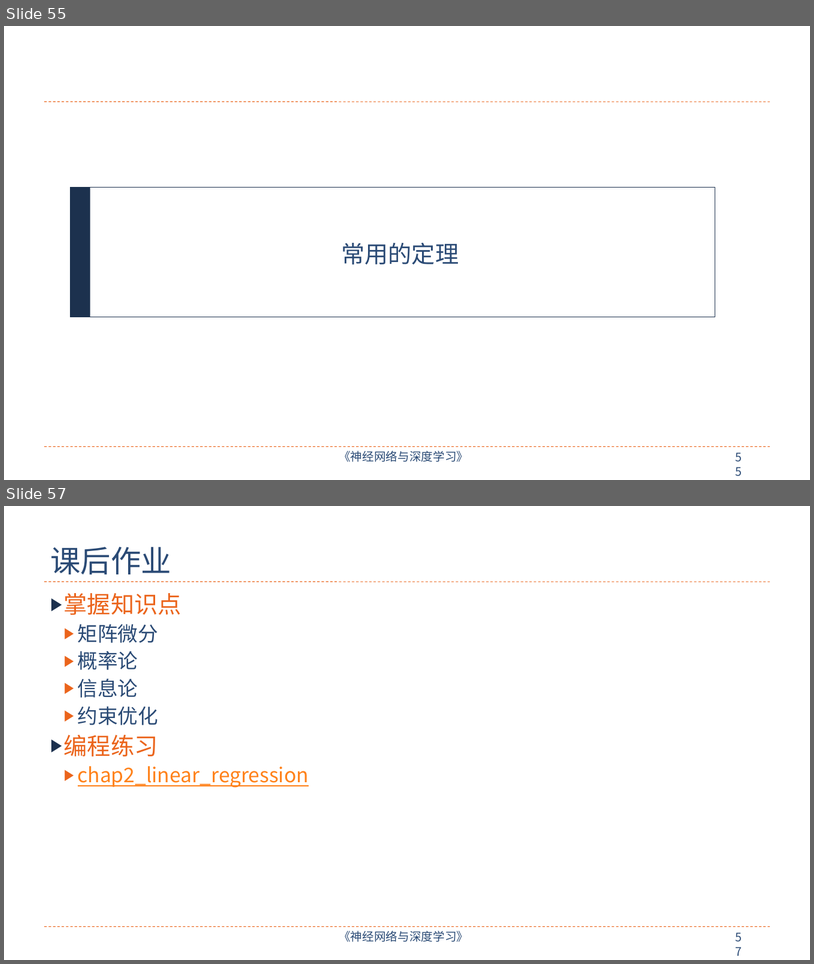
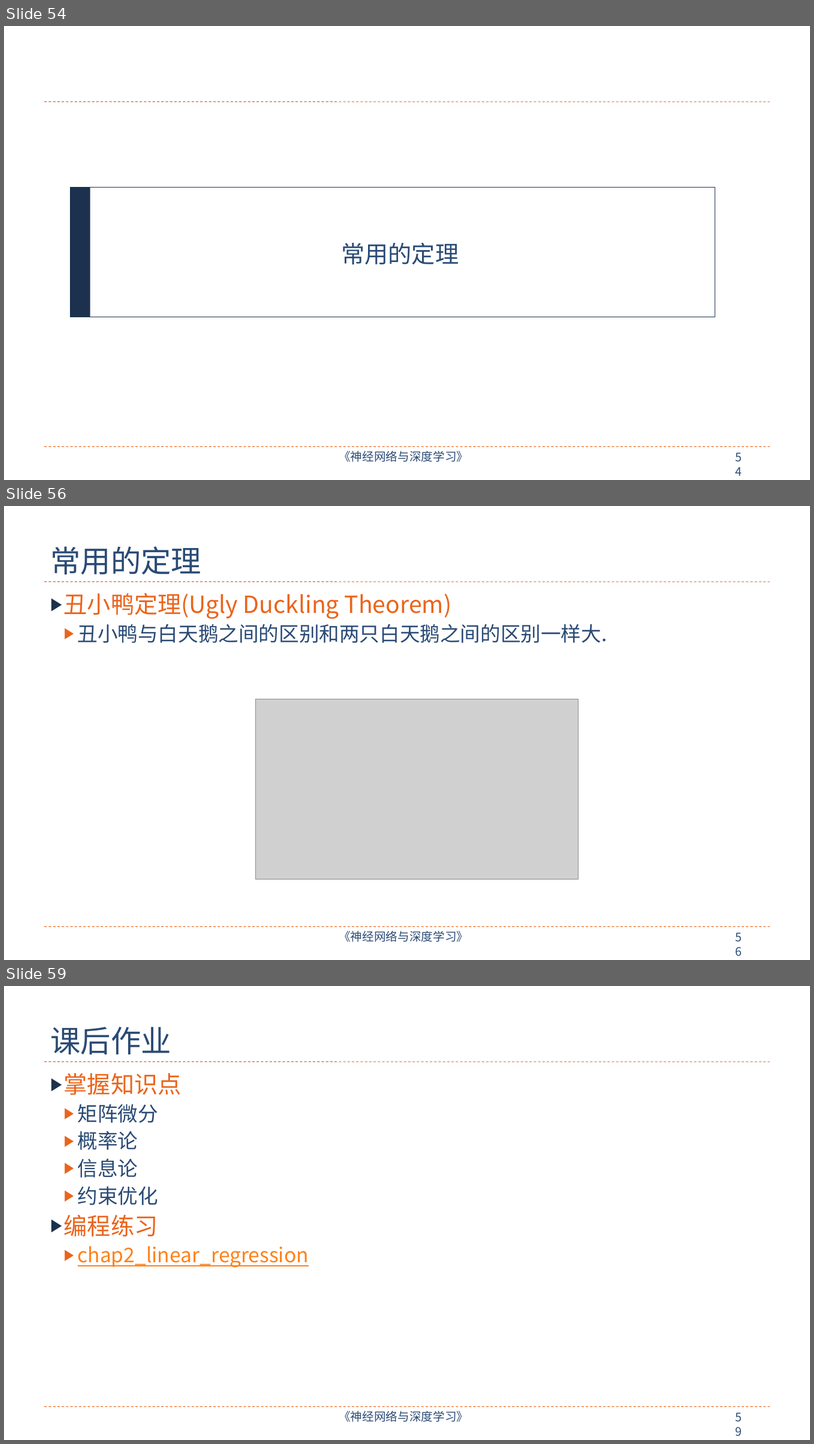
Before and after one commit to nndl/nndl.github.io, a slide deck: ppt/chap-机器学习概述.pptx. Shown one above the other, each under a label of ours: slides 55 and 57 before the commit, slides 54, 56 and 59 after it; the slides between them are not shown. The pictures are 814x964 and 814x1444 pixels, drawn with LibreOffice and Linux fonts; fonts in the diff are those of the drawing; grey boxes stand for pictures. Boxes give left, top, right and bottom in pixels: in the first picture for what was removed or moved away, otherwise in the second. Text is boxed around its words. In the diff, an @@ line names an element or a change of style, - is before the commit and + after.

```diff
--- a/ppt/chap-机器学习概述.pptx
+++ b/ppt/chap-机器学习概述.pptx
@@ slide 56 added at box(4, 506, 810, 960), background #FFFFFF; not listed: 4 template elements that a slide beside it also shows @@
@@ title added at box(50, 546, 201, 574), 36 pt, text #2A4A75 @@
+常用的定理
@@ text added at box(64, 593, 608, 643), 24 pt, text #2A4A75 @@
+▶ 丑小鸭定理(Ugly Duckling Theorem)
+  ▶ 丑小鸭与白天鹅之间的区别和两只白天鹅之间的区别一样大.
@@ picture added at box(256, 699, 579, 879) @@
@@ what was slide 55 is now slide 54 @@
@@ page number at box(730, 447, 755, 468): text changed @@
-55
+54
@@ what was slide 57 is now slide 59 @@
@@ page number at box(730, 1407, 755, 1428): text changed @@
-57
+59
```
Also in this commit, not shown: 6 slides changed, 3 other slides added, 2 slides removed.
